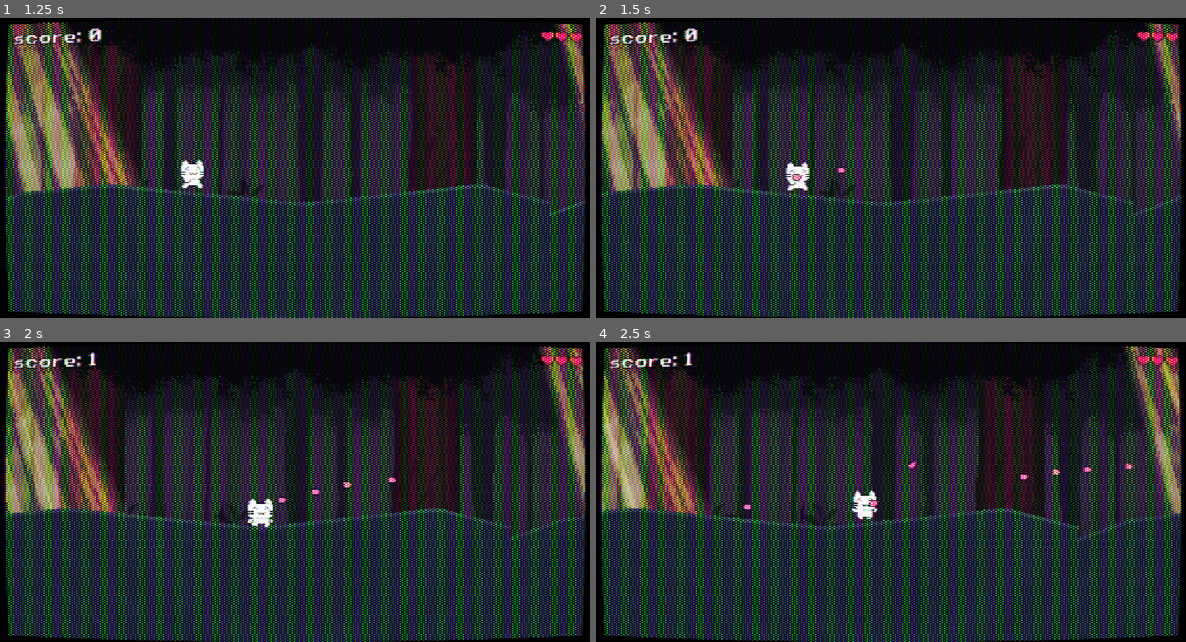
Above: before the commit, frames 1-4 (two rows, left to right).
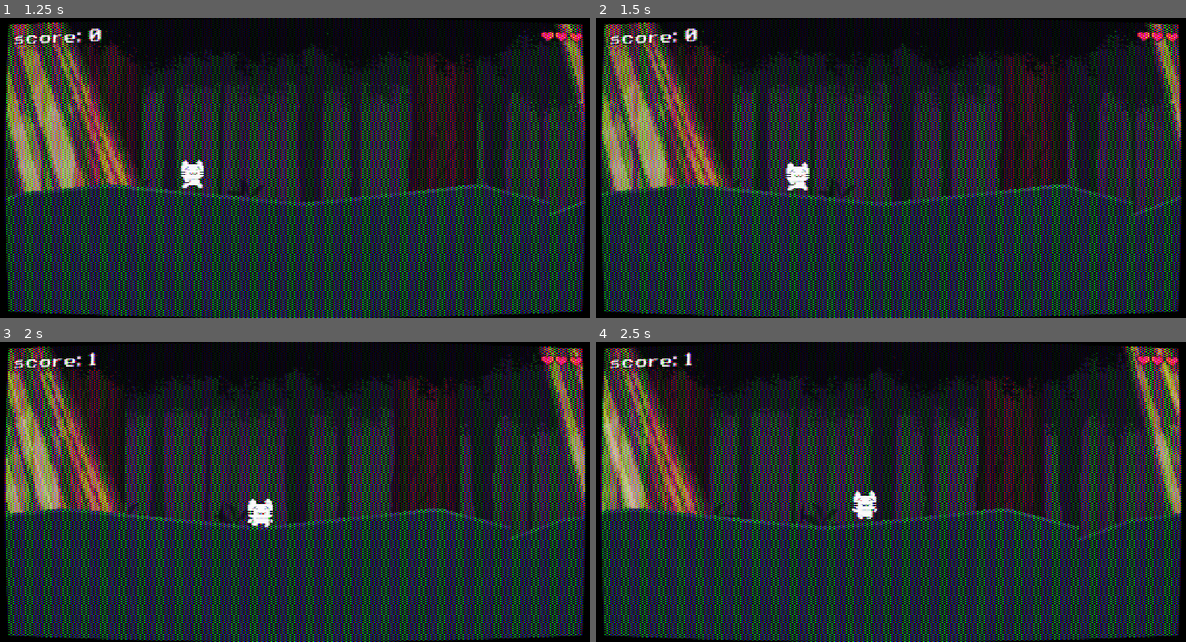
Above: after the commit, the same moments.

Repository: GrumpyRumpus/kitty-run-redux
Game: Godot game, scene res://scenes/main_menu.tscn
Same seed, same stepped clock (60 frames per second), same inputs: the game is played once before the commit and once after it.
Inputs (mouse positions are in pixels of both pictures, inside the frame that each line leads up to):
- Up to frame 1 (1.25 s): click "Start Game" at 0.5 s
- Up to frame 2 (1.5 s): tap Enter at 1.25 s; move the mouse to (1020, 153) at 1.27 s; press the mouse at (1020, 153) at 1.28 s; hold Right (right) from 1.28 s (still down)
- Up to frame 3 (2 s): keep holding Right (right); tap Space at 1.52, 1.82 s
- Up to frame 4 (2.5 s): release Right (right) at 2 s; release the mouse at (1020, 477) at 2 s; drag from (773, 507) to (985, 480) at 2.02 s

Frame 1 is identical in both runs. In frame 2, less than 0.1% of the frame differs, in the area x 33-43%, y 49-55%; in frame 3, 0.1%; in frame 4, 0.2%, in the area x 24-92%, y 39-56%.

Commit message:
TODO redo, starting fixes

Diff:
--- a/scripts/bullet.gd
+++ b/scripts/bullet.gd
@@ -10,6 +10,10 @@
 func aim(origin: Vector2, target: Vector2) -> void:
 	direction = origin.direction_to(target)
 	rotation = (target - origin).angle()
+	if is_friendly:
+		z_index = -1
+	else:
+		modulate = Color(1.0, 0.3, 0.3)
 
 
 func _process(delta: float) -> void:
@@ -17,7 +21,7 @@
 
 
 func _on_body_entered(body: Node2D) -> void:
-	if body.name.begins_with("Ground"):
+	if body is Grounds:
 		queue_free()
 		return
 	if is_friendly and body is Mob:
--- a/scripts/mob_spawner.gd
+++ b/scripts/mob_spawner.gd
@@ -24,7 +24,7 @@
 	var mob: Mob = mob_scene.instantiate()
 	mob.target = kitty
 	var mob_start_x: int = [-10, vp_width + 10].pick_random()
-	var mob_start_y: int = randi_range(vp_height / 5, vp_height / 5 + 50)
+	var mob_start_y: int = randi_range(vp_height / 8, vp_height / 3)
 	mob.position = Vector2i(mob_start_x, mob_start_y)
 	# relay kill score to game
 	var game = get_tree().current_scene
--- a/scripts/settings.gd
+++ b/scripts/settings.gd
@@ -3,6 +3,8 @@
 signal vhs_changed(enabled: bool)
 
 const SAVE_PATH := "user://settings.dat"
+
+var _loading: bool = false
 
 var vhs_enabled: bool = true:
 	set(value):
@@ -60,6 +62,8 @@
 
 
 func _save() -> void:
+	if _loading:
+		return
 	var file := FileAccess.open(SAVE_PATH, FileAccess.WRITE)
 	if file:
 		file.store_8(1 if vhs_enabled else 0)
@@ -74,9 +78,11 @@
 		return
 	var file := FileAccess.open(SAVE_PATH, FileAccess.READ)
 	if file:
+		_loading = true
 		vhs_enabled = file.get_8() == 1
 		window_scale = file.get_8()
 		if file.get_position() < file.get_length():
 			sfx_volume = file.get_float()
 			music_volume = file.get_float()
 			muted = file.get_8() == 1
+		_loading = false
--- a/scripts/state_machine/state_machine.gd
+++ b/scripts/state_machine/state_machine.gd
@@ -36,15 +36,11 @@
 func change_state(new_state: State) -> void:
 	if new_state == null:
 		return
-	#if new_state == current_state:
-	#	print("Already in state: ", new_state)
-	#	return
 	if current_state:
 		current_state.exit()
 	states.push_front(new_state)
 	current_state.enter()
 	states.resize(3)
-	#print(states)
 
 
 func init(kitty: Kitty) -> void:
--- a/scripts/state_machine/states/falling.gd
+++ b/scripts/state_machine/states/falling.gd
@@ -20,7 +20,6 @@
 
 
 func enter() -> void:
-	#print("entered: ", self.name)
 	kitty.animated_sprite.play("falling")
 	move_speed = maxf(base_move_speed, abs(kitty.velocity.x))
 	kitty.gravity_multiplier = fall_gravity_multiplier
@@ -31,7 +30,6 @@
 
 func exit() -> void:
 	kitty.gravity_multiplier = 1.0
-	#print("exited: ", self.name)
 
 
 func handle_input(event: InputEvent) -> State:
@@ -49,7 +47,6 @@
 
 
 func process_physics(delta: float) -> State:
-	#coyote_timer -= delta
 	kitty.update_velocity(direction.x * move_speed, acceleration)
 	if kitty.is_on_floor():
 		return standing_state
--- a/scripts/state_machine/states/jumping.gd
+++ b/scripts/state_machine/states/jumping.gd
@@ -28,7 +28,6 @@
 
 
 func exit() -> void:
-	#print("exited: ", self.name)
 	pass
 
 
--- a/scripts/state_machine/states/running.gd
+++ b/scripts/state_machine/states/running.gd
@@ -20,14 +20,12 @@
 
 
 func enter() -> void:
-	#print("entered: ", self.name)
 	current_acceleration = acceleration
 	target_speed = speed
 	kitty.animated_sprite.play("running")
 
 
 func exit() -> void:
-	#print("exited: ", self.name)
 	kitty.animated_sprite.speed_scale = 1.0
 
 func handle_input(event: InputEvent) -> State:
--- a/scripts/state_machine/states/standing.gd
+++ b/scripts/state_machine/states/standing.gd
@@ -14,12 +14,10 @@
 
 
 func enter() -> void:
-	#print("entered: ", self.name)
 	kitty.animated_sprite.play("running")
 
 
 func exit() -> void:
-	#print("exited: ", self.name)
 	pass
 
 func handle_input(event: InputEvent) -> State:
Not shown, changed: TODO.md
